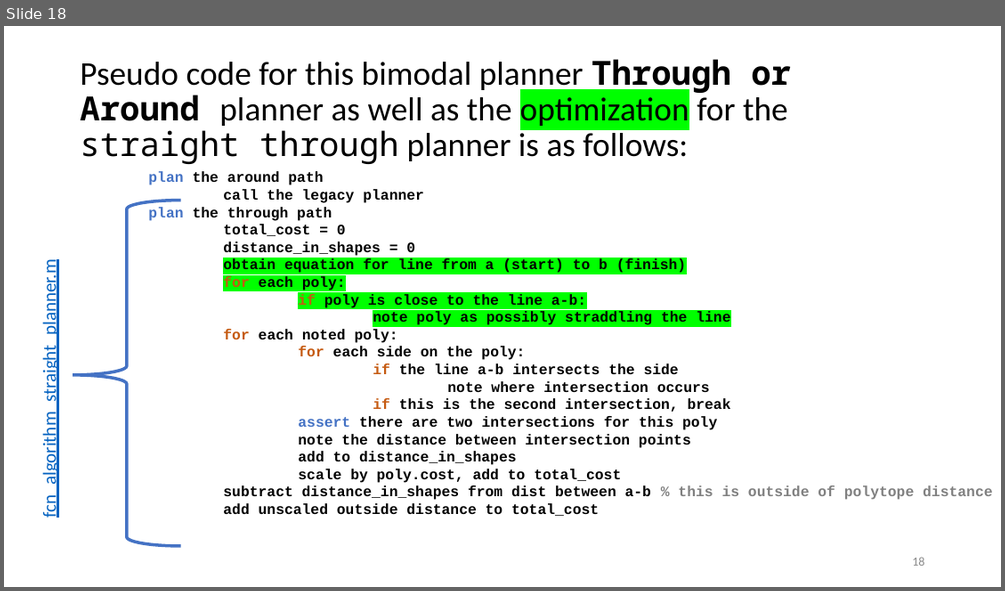
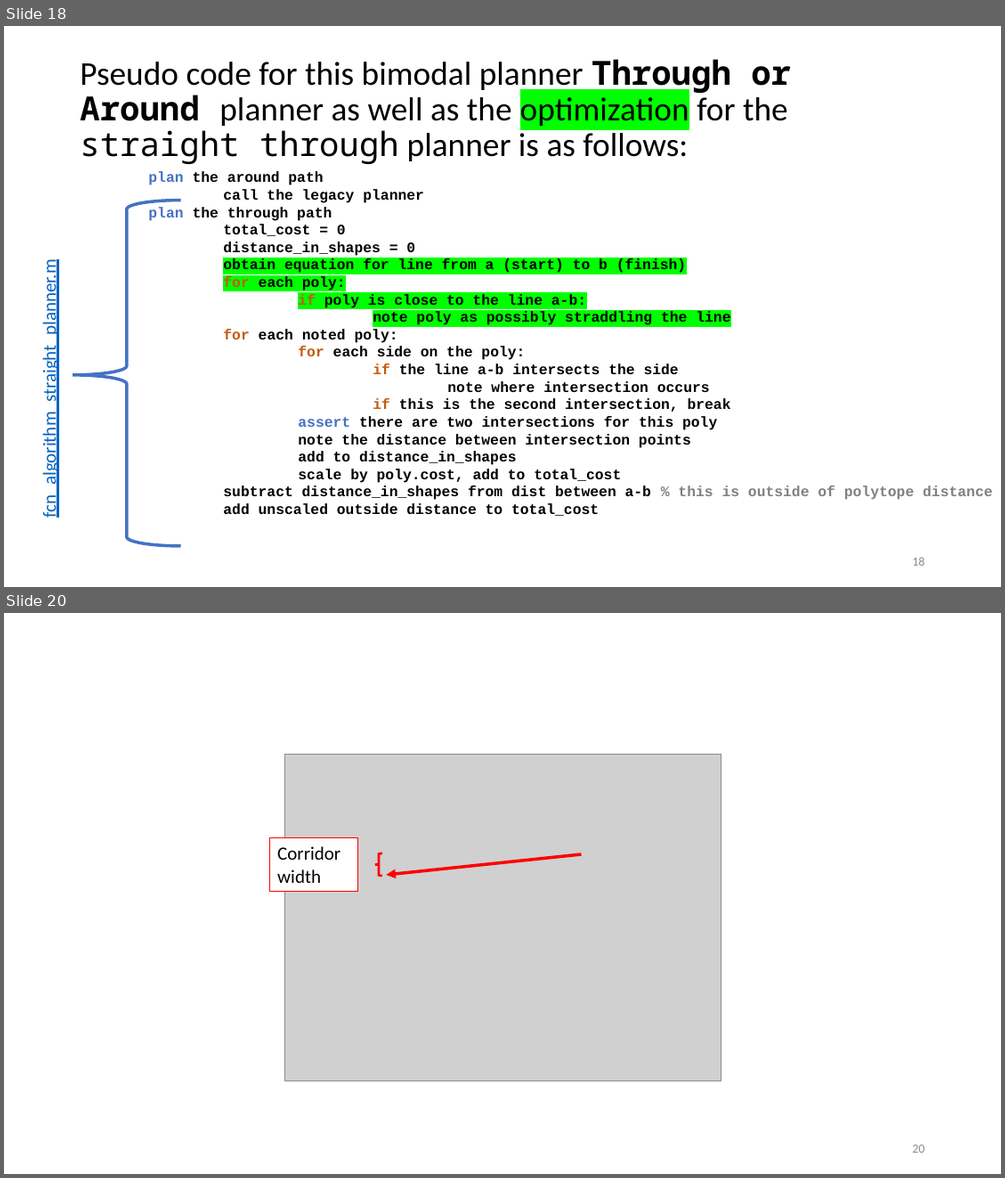
Before and after one commit to ivsg-psu/PathPlanning_GridFreePathPlanners_BoundedAStar, a slide deck: Documentation/bounded_astar_documentation.pptx. Shown one above the other, each under a label of ours: slide 18 before the commit, slides 18 and 20 after it; the slides between them are not shown. The pictures are 1005x591 and 1005x1178 pixels, drawn with LibreOffice and Linux fonts; fonts in the diff are those of the drawing; grey boxes stand for pictures. Boxes give left, top, right and bottom in pixels: in the first picture for what was removed or moved away, otherwise in the second. Text is boxed around its words. In the diff, an @@ line names an element or a change of style, - is before the commit and + after.

```diff
--- a/Documentation/bounded_astar_documentation.pptx
+++ b/Documentation/bounded_astar_documentation.pptx
@@ slide 20 added at bbox=[4, 613, 1001, 1174], background #FFFFFF @@
@@ picture added at bbox=[284, 754, 720, 1081] @@
@@ rectangle added at bbox=[270, 838, 358, 892], fill #FFFFFF, outline #FF0000 0.75 pt, 18 pt, text #000000 @@
+Corridor width
@@ left brace added at bbox=[375, 853, 382, 876], outline #FF0000 2.25 pt @@
@@ arrow added from (582, 854) to (386, 875), #FF0000 3 pt @@
@@ page number added at bbox=[912, 1144, 924, 1152], 12 pt, text #8C8C8C @@
+20
```
Also in this commit, not shown: 7 other slides added, 2 other files.
